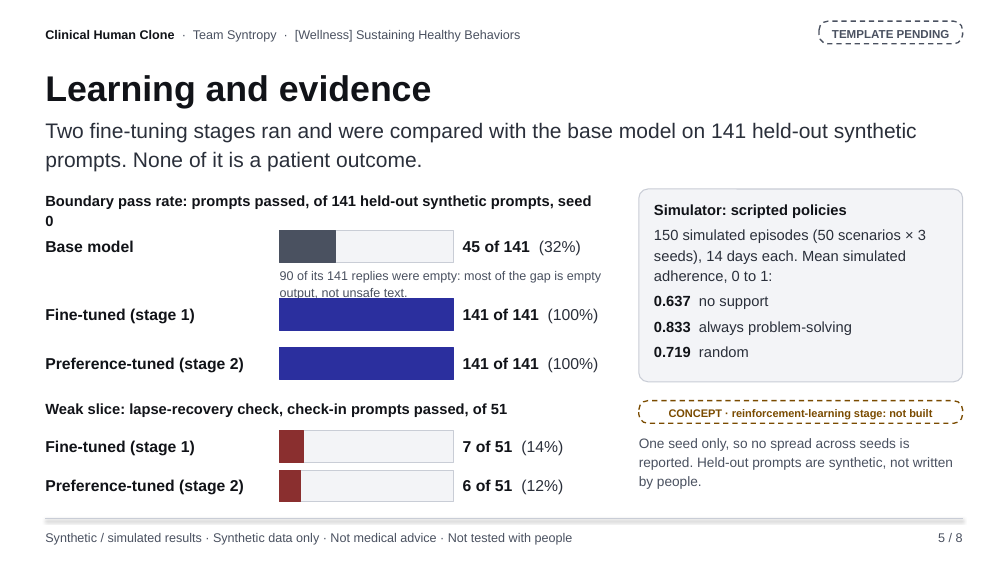
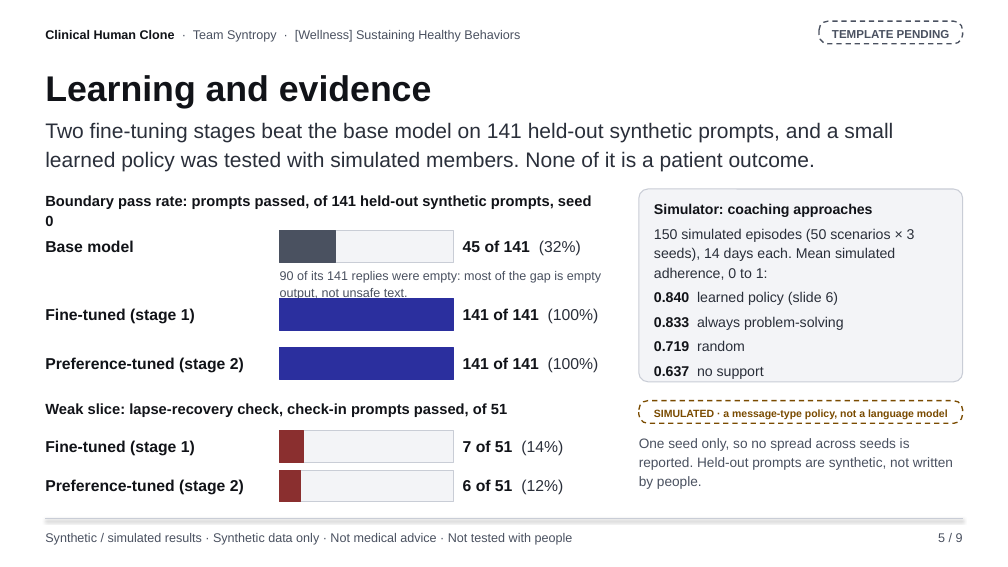
Before and after one commit to Syntropy-Health/longevity-memory-sdk, a slide deck: slide 5 of docs/daypart/submission/deck/clinical-human-clone-deck.pptx. Drawn at 1008x567 pixels with LibreOffice and Linux fonts; fonts in the diff are those of the drawing. Boxes give left, top, right and bottom in pixels: in the first picture for what was removed or moved away, otherwise in the second. Text is boxed around its words. In the diff, an @@ line names an element or a change of style, - is before the commit and + after.

```diff
--- a/docs/daypart/submission/deck/clinical-human-clone-deck.pptx
+++ b/docs/daypart/submission/deck/clinical-human-clone-deck.pptx
@@ text at box(45, 122, 893, 171): text changed @@
-Two fine-tuning stages ran and were compared with the base model on 141 held-out synthetic prompts. None of it is a patient outcome.
+Two fine-tuning stages beat the base model on 141 held-out synthetic prompts, and a small learned policy was tested with simulated members. None of it is a patient outcome.
@@ text at box(654, 203, 872, 217): text changed; size 14 to 13.5 pt @@
-Simulator: scripted policies
+Simulator: coaching approaches
@@ text at box(654, 228, 915, 351): size 14 to 13.5 pt in "150 simulated episodes (50 scenarios × 3 ...", "0.833 always problem-solving", "0.719 random" @@
@@ text at box(654, 291, 839, 305): text changed; size 14 to 13.5 pt @@
-0.637 no support
+0.840 learned policy (slide 6)
@@ text at box(654, 366, 764, 379): paragraph added @@
+0.637 no support
@@ text at box(654, 409, 948, 419): text changed; size 10.5 to 10 pt @@
-CONCEPT · reinforcement-learning stage: not built
+SIMULATED · a message-type policy, not a language model
@@ text at box(938, 533, 963, 542): text changed @@
-5 / 8
+5 / 9
```
Also in this commit, not shown: 7 other slides changed, 1 slide added, 21 other files.
